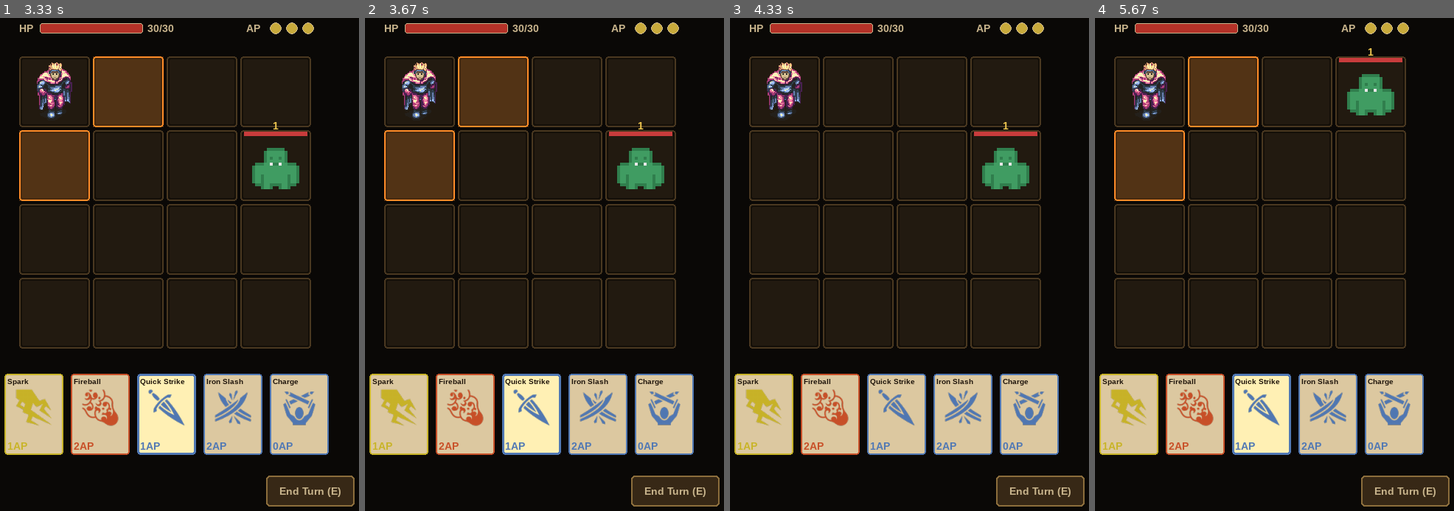
Above: before the commit, frames 1-4 (left to right).
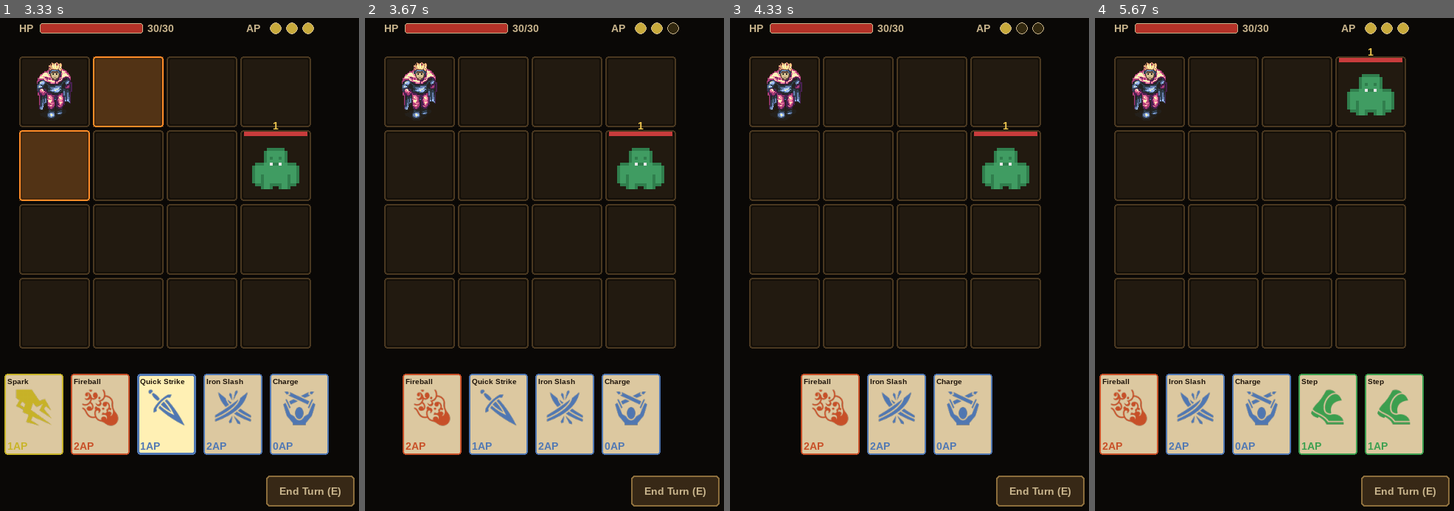
Above: after the commit, the same moments.

Repository: ParanyuLion/pygame-cardgame
Game: pygame game, started from main.py
Two runs of this game, one before a commit and one after it. Both use one fixed random seed, a clock stepped at 60 frames per second and the inputs below.
Inputs (mouse positions are in pixels of both pictures, inside the frame that each line leads up to):
- Up to frame 1 (3.33 s): tap Space at 0.33 s; press the mouse at (233, 412) at 0.7 s; move the mouse to (222, 363) at 0.8 s; release the mouse at (215, 313) at 0.93 s; click "Iron Slash" at 1.05 s; tap E at 1.33, 2 s; click (43, 185) at 1.72 s; click (319, 377) at 2.38 s; press the mouse at (308, 491) at 2.7 s; move the mouse to (254, 446) at 2.8 s; release the mouse at (201, 397) at 2.93 s; press the mouse at (308, 491) at 3.03 s; move the mouse to (251, 446) at 3.13 s; release the mouse at (193, 402) at 3.27 s
- Up to frame 2 (3.67 s): press the mouse at (397, 412) at 3.37 s; move the mouse to (393, 264) at 3.47 s; release the mouse at (390, 116) at 3.6 s
- Up to frame 3 (4.33 s): click (870, 427) at 3.72 s; press the mouse at (870, 427) at 4.03 s; move the mouse to (812, 308) at 4.13 s; release the mouse at (755, 185) at 4.27 s
- Up to frame 4 (5.67 s): click (1267, 446) at 4.38 s; click (1335, 427) at 4.72 s; tap E at 5 s; click (1242, 402) at 5.38 s

Frame 1 is identical in both runs. In frame 2, 16% of the frame differs, in the area x 1-92%, y 1-89%; in frame 3, 6.4%; in frame 4, 11%.

Commit message:
feat: add active card ID property to InputHandler for improved range highlighting

Diff:
--- a/src/presentation/input_handler.py
+++ b/src/presentation/input_handler.py
@@ -50,6 +50,11 @@
     @property
     def selected_card_id(self) -> str | None:
         return self._selected_card_id
+
+    @property
+    def active_card_id(self) -> str | None:
+        """Card currently selected OR being dragged — used for range highlights."""
+        return self._drag_card_id if self._dragging else self._selected_card_id
 
     def handle_event(self, event: pygame.event.Event) -> None:
         if event.type == pygame.KEYDOWN:
@@ -109,12 +114,23 @@
             state = self._repo.get()
             target_card = self._hand_renderer.card_at_point(pos, state.hand)
             if target_card is not None and target_card.id != self._drag_card_id:
+                # Drop onto another card → fuse
                 try:
                     self._fuse.execute(self._drag_card_id, target_card.id)
                     self._selected_card_id = None
                     self._hand_renderer.set_selected(None)
                 except ValueError:
                     pass
+            else:
+                # Drop onto a grid tile → play card
+                target_pos = self._grid_renderer.screen_to_tile(pos[0], pos[1])
+                if target_pos is not None:
+                    try:
+                        self._play.execute(self._drag_card_id, target_pos)
+                        self._selected_card_id = None
+                        self._hand_renderer.set_selected(None)
+                    except (InsufficientAPError, ValueError):
+                        pass
         else:
             click_pos = self._drag_start if self._drag_start is not None else pos
             self._handle_click(click_pos)
--- a/src/presentation/scenes/battle_scene.py
+++ b/src/presentation/scenes/battle_scene.py
@@ -67,7 +67,7 @@
         self._hud_renderer.render(surface, state.player)
 
     def _render_range_highlights(self, surface, state) -> None:
-        selected_id = self._input_handler.selected_card_id
+        selected_id = self._input_handler.active_card_id
         if selected_id is None:
             return
         card = next((c for c in state.hand if c.id == selected_id), None)
